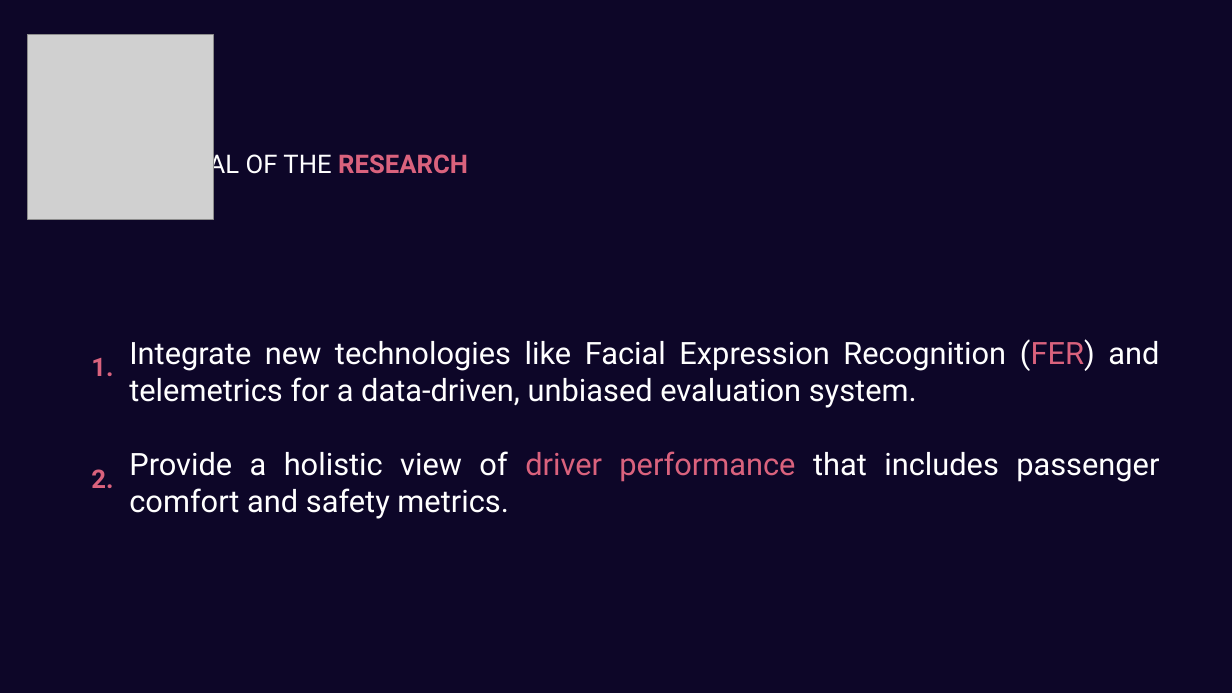
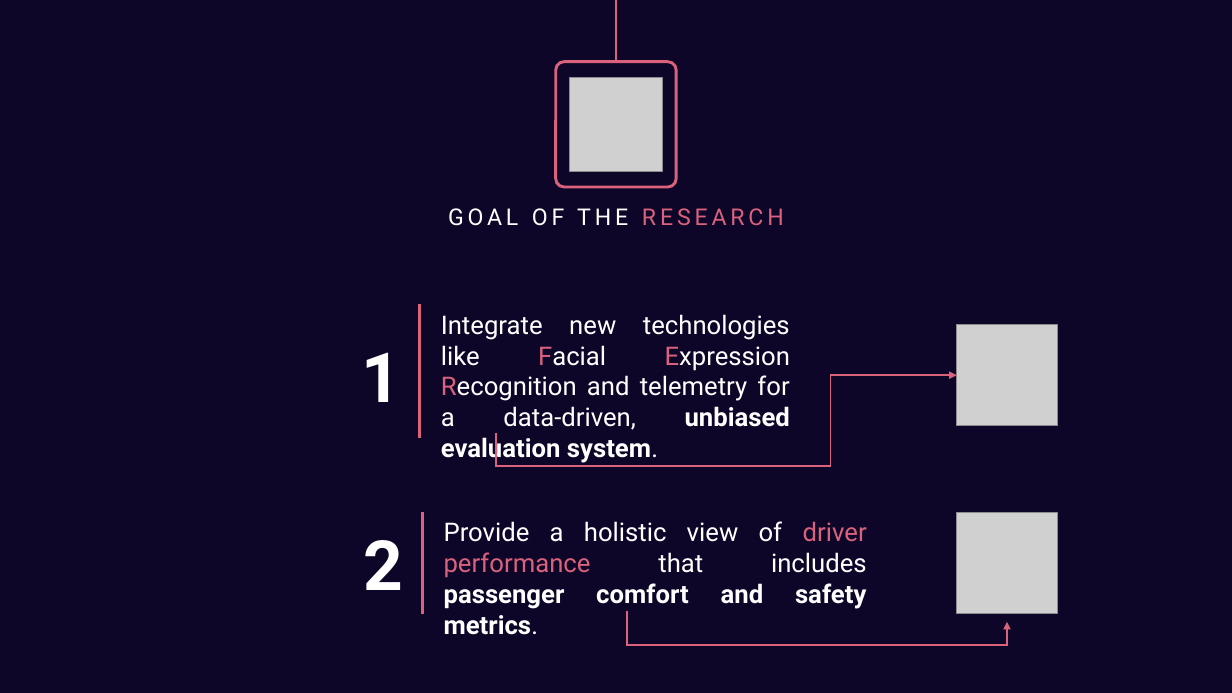
Before and after one commit to GiuseppeSoriano/MoodPilot, a slide deck: slide 6 of Idea/Idea_Presentation.pptx (slide 8 before the commit). Drawn at 1232x693 pixels with LibreOffice and Linux fonts; fonts in the diff are those of the drawing; grey boxes stand for pictures. Boxes give left, top, right and bottom in pixels: in the first picture for what was removed or moved away, otherwise in the second. Text is boxed around its words. In the diff, an @@ line names an element or a change of style, - is before the commit and + after.

```diff
--- a/Idea/Idea_Presentation.pptx
+++ b/Idea/Idea_Presentation.pptx
@@ line added from (616, 62) to (616, 0), #DA627D 2.25 pt @@
@@ rounded rectangle added at bbox=[555, 62, 676, 188], outline #DA627D 2.25 pt @@
@@ picture: place and size @@
-picture at bbox=[28, 34, 213, 220]
+picture at bbox=[569, 78, 663, 171]
@@ text "GOAL OF THE RESEARCH": place and size @@
-text "GOAL OF THE RESEARCH" at bbox=[174, 150, 468, 180]
+text "GOAL OF THE RESEARCH" at bbox=[448, 208, 784, 226]
@@ text "GOAL OF THE RESEARCH" at bbox=[448, 208, 784, 226]: size 20 to 18 pt, letter spacing 0 to 3 pt; bold off in "RESEARCH" @@
@@ line added from (420, 438) to (420, 304), #DA627D 2.25 pt @@
@@ text added at bbox=[441, 314, 790, 464], 20 pt, text #FFFFFF @@
+Integrate new technologies like Facial Expression Recognition and telemetry for a data-driven, unbiased evaluation system.
@@ picture added at bbox=[957, 325, 1057, 426] @@
@@ text at bbox=[129, 339, 1159, 408]: paragraph removed @@
-Integrate new technologies like Facial Expression Recognition (FER) and telemetrics for a data-driven, unbiased evaluation system.
@@ text at bbox=[361, 352, 401, 402]: text changed; size 20 to 54 pt; text colour #DA627D to #FFFFFF @@
-1.
+1
@@ elbow arrow added from (496, 433) to (957, 375), #DA627D 1.5 pt @@
@@ rectangle added at bbox=[444, 427, 549, 433], fill #0D0628 @@
@@ line added from (422, 615) to (422, 512), #DA627D 2.25 pt @@
@@ text "Provide a holistic view of ...": place and size @@
-text "Provide a holistic view of ..." at bbox=[129, 339, 1159, 519]
+text "Provide a holistic view of ..." at bbox=[444, 521, 867, 609]
@@ text "Provide a holistic view of ..." at bbox=[444, 521, 867, 609]: size 24 to 20 pt; bold on in "passenger comfort and safety metrics." @@
@@ picture added at bbox=[957, 513, 1057, 614] @@
@@ text at bbox=[364, 540, 404, 590]: text changed; size 20 to 54 pt; text colour #DA627D to #FFFFFF @@
-2.
+2
@@ rectangle added at bbox=[595, 606, 659, 611], fill #0D0628 @@
@@ elbow arrow added from (628, 611) to (1007, 622), #DA627D 1.5 pt @@
```
Also in this commit, not shown: 5 other slides changed, 2 slides removed, 1 other file.
